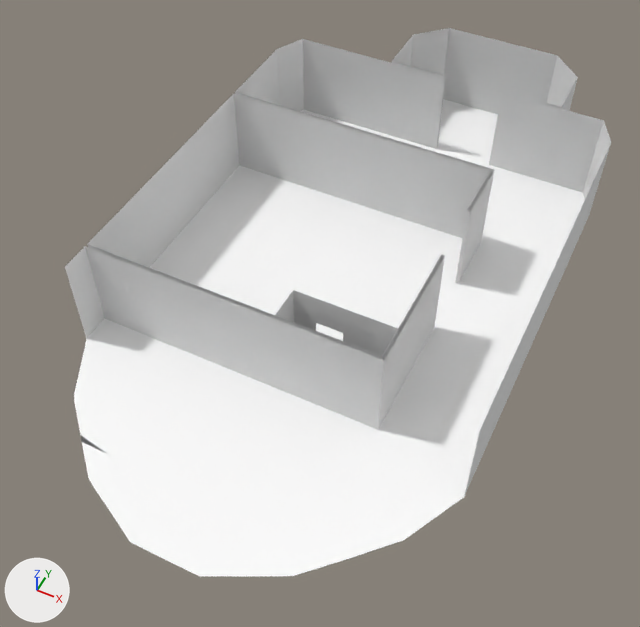
The Blender file Unity project/Assets/3D/Alienship/Alienship2.blend: old version first, new version second.
The view is the same before and after, from a 50 mm camera at (7.8, -18.0, 20.0) aimed at (0.2, -2.7, 0.9). Every picture has the same lights, and +X, +Y and +Z are marked at lower left.

Objects in the first picture: 'Floor', 'Walls', 'Walls2'.
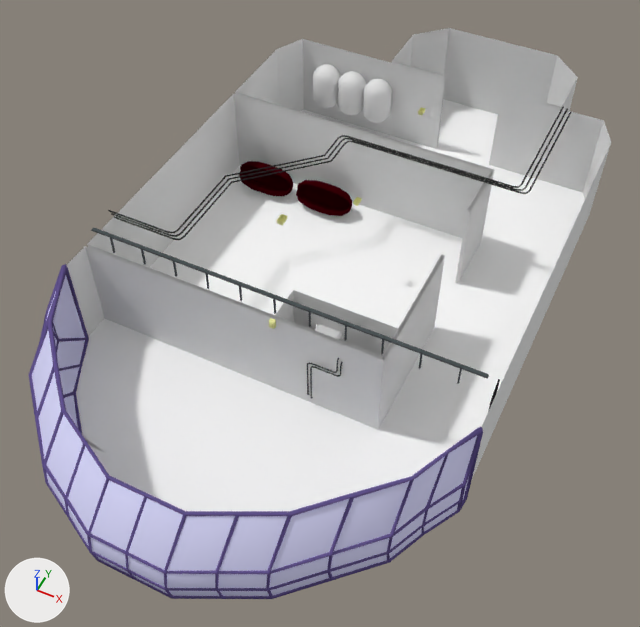
Location of each change, (x1, y1, x2, y2) in pixels of the pictures (640 x 627 px):
'Window In', shown: after (29, 264, 483, 599)
'Cables2', shown: after (108, 106, 572, 240)
'Barier', shown: after (91, 227, 489, 384)
'Carnister', shown: after (363, 79, 392, 123)
'Krio_up.001', shown: after (297, 180, 352, 210)
'Carnister.002', shown: after (338, 71, 366, 115)
'Carnister.001', shown: after (313, 64, 340, 108)
'Krio_up', shown: after (240, 161, 293, 191)
'Krio_down.001', shown (red): after (296, 190, 352, 216)
'Krio_down', shown: after (239, 171, 293, 196)
'Fridge', shown: after (315, 323, 343, 341)
'Cables3', shown: after (307, 358, 343, 399)
'Lamp.001', shown: after (277, 214, 287, 225)
'Cables', shown: after (488, 379, 500, 411)
'Lamp.002', shown: after (269, 318, 276, 329)
'Lamp', shown: after (353, 197, 362, 206)

The change, as a diff of the scene's bpy script:
```diff
--- a/Unity project/Assets/3D/Alienship/Alienship2.blend.py
+++ b/Unity project/Assets/3D/Alienship/Alienship2.blend.py
@@ ob_window_in @@
 _m = ob_window_in.modifiers.new('Wireframe', 'WIREFRAME')
 _m.vertex_group = 'Wireframe'
-ob_window_in.hide_set(True)  # its collection is switched off
@@ ob_lamp_002 @@
 ob_lamp_002.location = (0.0, -5.171, 2.838)
-ob_lamp_002.hide_set(True)  # its collection is switched off
@@ ob_lamp_001 @@
 ob_lamp_001.location = (0.0, -4.427, 5.802)
-ob_lamp_001.hide_set(True)  # its collection is switched off
@@ ob_lamp @@
 ob_lamp.location = (0.0, 0.0, 2.926)
-ob_lamp.hide_set(True)  # its collection is switched off
@@ ob_carnister_001 @@
 ob_carnister_001.location = (-4.265, 6.635, 1.583)
-ob_carnister_001.hide_set(True)  # its collection is switched off
@@ ob_carnister_002 @@
 ob_carnister_002.location = (-3.265, 6.635, 1.583)
-ob_carnister_002.hide_set(True)  # its collection is switched off
@@ ob_carnister @@
 ob_carnister.location = (-2.265, 6.635, 1.583)
-ob_carnister.hide_set(True)  # its collection is switched off
@@ ob_cables3 @@
 _m = ob_cables3.modifiers.new('Array', 'ARRAY')
 _m.use_relative_offset = False
-ob_cables3.hide_set(True)  # its collection is switched off
@@ ob_cables2 @@
 _m = ob_cables2.modifiers.new('Array', 'ARRAY')
 _m.use_relative_offset = False
-ob_cables2.hide_set(True)  # its collection is switched off
@@ ob_krio_down_001 @@
 ob_krio_down_001.scale = (0.5, 0.5, 0.459)
-ob_krio_down_001.hide_set(True)  # its collection is switched off
@@ ob_krio_up_001 @@
 ob_krio_up_001.scale = (0.5, 0.5, 0.459)
-ob_krio_up_001.hide_set(True)  # its collection is switched off
@@ ob_krio_down @@
 ob_krio_down.scale = (0.5, 0.5, 0.459)
-ob_krio_down.hide_set(True)  # its collection is switched off
@@ ob_krio_up @@
 ob_krio_up.scale = (0.5, 0.5, 0.459)
-ob_krio_up.hide_set(True)  # its collection is switched off
@@ ob_barier @@
 ob_barier.location = (0.041, -4.938, 3.521)
-ob_barier.hide_set(True)  # its collection is switched off
@@ ob_fridge @@
 ob_fridge.location = (1.083, -4.161, 1.268)
-ob_fridge.hide_set(True)  # its collection is switched off
@@ ob_cables @@
 _m = ob_cables.modifiers.new('Array', 'ARRAY')
 _m.use_relative_offset = False
-ob_cables.hide_set(True)  # its collection is switched off
```
